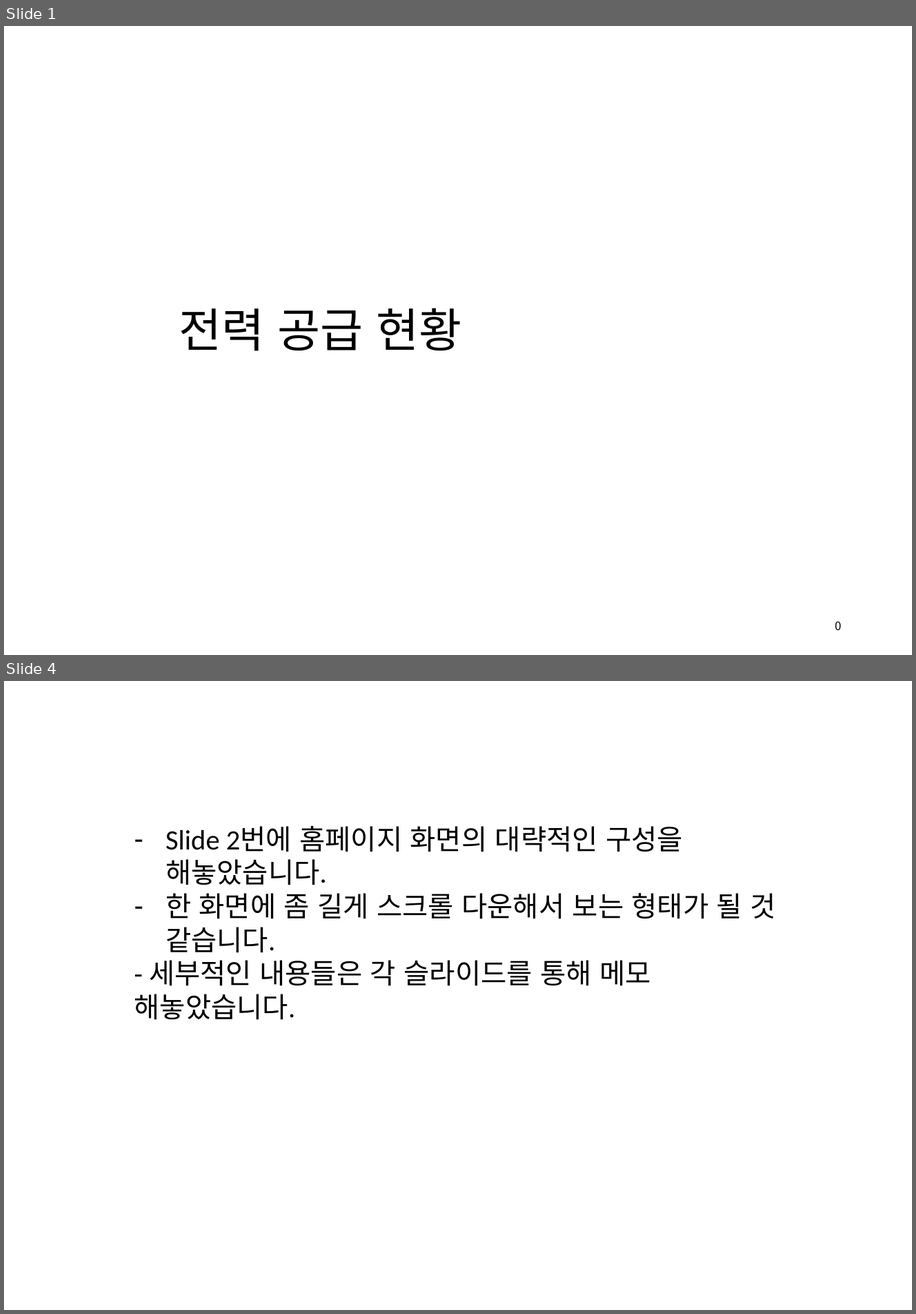
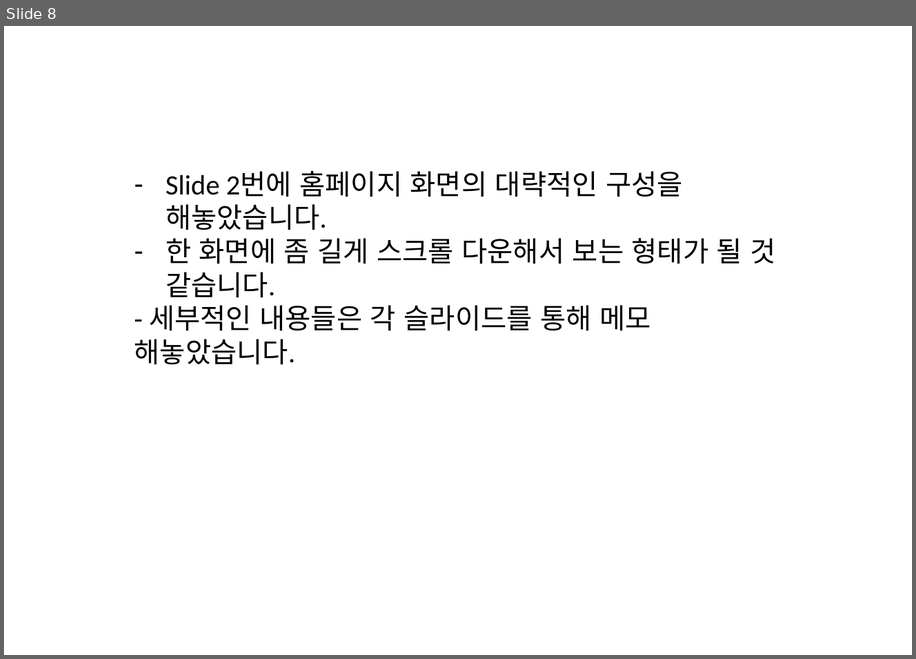
Before and after one commit to meandthey/platForm, a slide deck: 전력공급/전력공급현황_화면구성.pptx. Shown one above the other, each under a label of ours: slides 1 and 4 before the commit, slide 8 after it; the slides between them are not shown. The pictures are 916x1314 and 916x659 pixels, drawn with LibreOffice and Linux fonts; fonts in the diff are those of the drawing. Boxes give left, top, right and bottom in pixels: in the first picture for what was removed or moved away, otherwise in the second. Text is boxed around its words. In the diff, an @@ line names an element or a change of style, - is before the commit and + after.

```diff
--- a/전력공급/전력공급현황_화면구성.pptx
+++ b/전력공급/전력공급현황_화면구성.pptx
@@ slide 1 removed at <box>4,26,912,655</box>, background #FFFFFF @@
@@ text removed at <box>179,308,461,351</box> @@
-전력 공급 현황
@@ page number removed at <box>835,621,841,630</box> @@
-0
@@ what was slide 4 is now slide 8 @@
```
Also in this commit, not shown: 7 slides added, 3 other slides removed, 3 other files.
